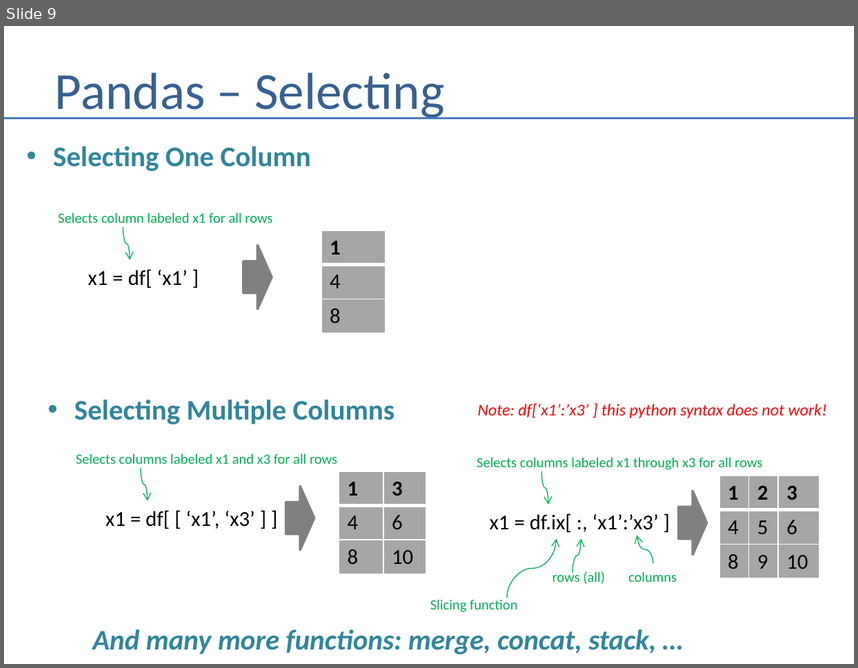
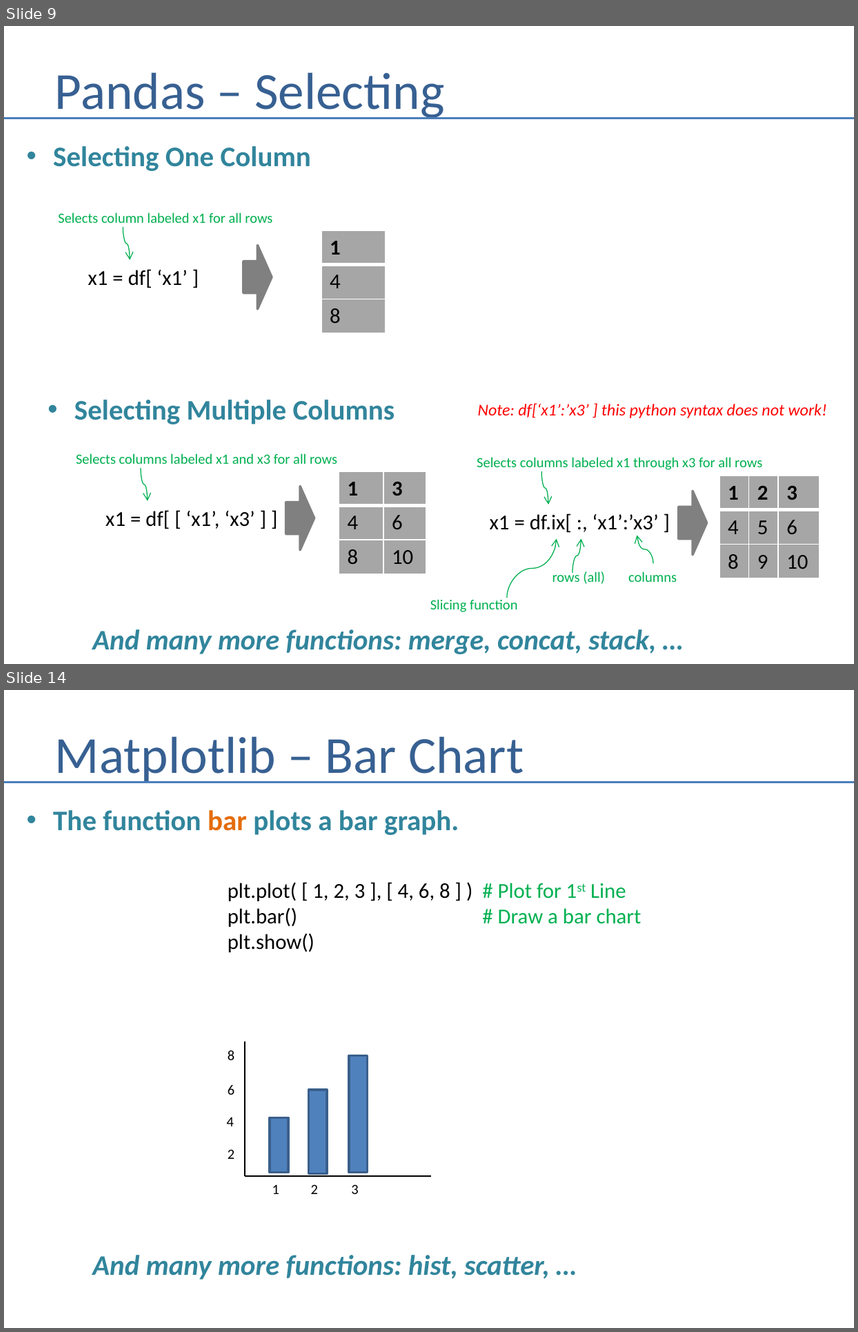
Before and after one commit to andrewferlitsch/Portland-Data-Science-Group, a slide deck: Presentations/Python - Numpy and Pandas.pptx. Shown one above the other, each under a label of ours: slide 9 before the commit, slides 9 and 14 after it; the slides between them are not shown. The pictures are 858x668 and 858x1332 pixels, drawn with LibreOffice and Linux fonts; fonts in the diff are those of the drawing. Boxes give left, top, right and bottom in pixels: in the first picture for what was removed or moved away, otherwise in the second. Text is boxed around its words. In the diff, an @@ line names an element or a change of style, - is before the commit and + after.

Commit message:
added matplotlib

```diff
--- a/Presentations/Python - Numpy and Pandas.pptx
+++ b/Presentations/Python - Numpy and Pandas.pptx
@@ slide 14 added at <box>4,690,854,1328</box>, background #FFFFFF @@
@@ title added at <box>55,736,524,783</box>, 44 pt, text #376092 @@
+Matplotlib – Bar Chart
@@ line added from (4, 782) to (854, 782), #4B7EBC 1.5 pt @@
@@ text added at <box>53,810,459,835</box>, 24 pt, text #31859C, bold @@
+• The function bar plots a bar graph.
@@ text added at <box>228,882,642,952</box>, 18 pt, text #000000 @@
+plt.plot( [ 1, 2, 3 ], [ 4, 6, 8 ] ) # Plot for 1st Line
+plt.bar() # Draw a bar chart
+plt.show()
@@ line added from (245, 1041) to (245, 1175), #000000 1.25 pt @@
@@ text added at <box>228,1050,234,1060</box>, 12 pt, text #000000 @@
+8
@@ rectangle added at <box>349,1056,368,1173</box>, fill #4F81BD, outline #3A5F8C 2 pt @@
@@ text added at <box>228,1085,234,1094</box>, 12 pt, text #000000 @@
+6
@@ rectangle added at <box>308,1090,327,1174</box>, fill #4F81BD, outline #3A5F8C 2 pt @@
@@ text added at <box>227,1116,234,1126</box>, 12 pt, text #000000 @@
+4
@@ rectangle added at <box>270,1118,289,1172</box>, fill #4F81BD, outline #3A5F8C 2 pt @@
@@ text added at <box>228,1149,234,1159</box>, 12 pt, text #000000 @@
+2
@@ line added from (245, 1175) to (430, 1175), #000000 1.25 pt @@
@@ text added at <box>272,1184,279,1194</box>, 12 pt, text #000000 @@
+1
@@ text added at <box>311,1184,318,1194</box>, 12 pt, text #000000 @@
+2
@@ text added at <box>351,1184,358,1194</box>, 12 pt, text #000000 @@
+3
@@ text added at <box>92,1254,550,1279</box>, 24 pt, text #31859C, bold, italic @@
+And many more functions: hist, scatter, …
```
Also in this commit, not shown: 4 other slides added.
